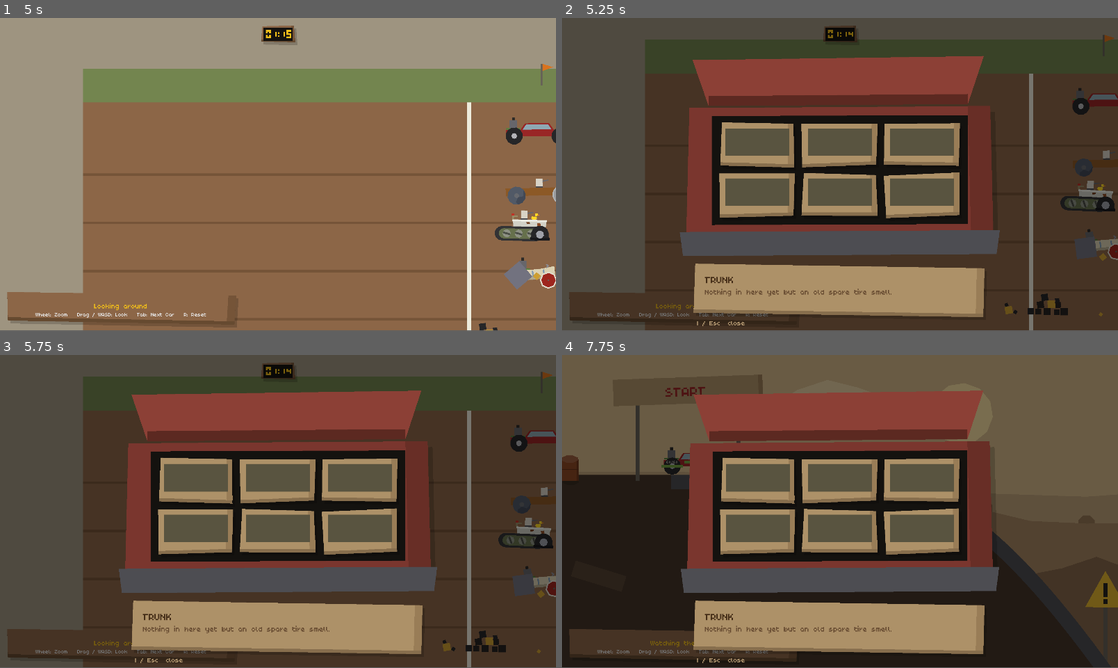
Above: before the commit, frames 1-4 (two rows, left to right).
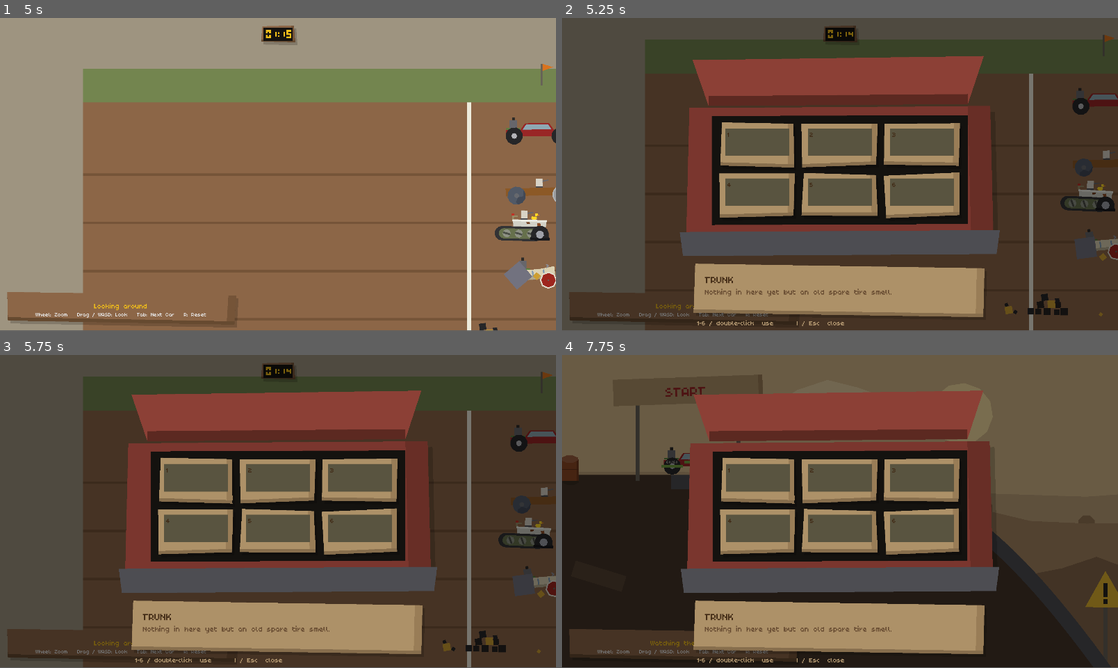
Above: after the commit, the same moments.

Repository: davidkovacwebdev/junkyard-drag-racing
Game: Godot game, scene res://tools/art_gallery.tscn
Same seed, same stepped clock (60 frames per second), same inputs: the game is played once before the commit and once after it. This scene is started directly instead of the project's main scene.
Inputs (mouse positions are in pixels of both pictures, inside the frame that each line leads up to):
- Up to frame 1 (5 s): tap Enter (ui_accept) at 0.5, 0.77, 1.07, 3.5, 3.77, 4.07 s; move the mouse to (400, 158) at 0.52 s; hold Right (ui_right) 0.53-1.25 s; tap 1 at 0.6 s; click (400, 158) at 0.67 s; tap 2 at 0.8 s; drag from (166, 190) to (250, 237) at 1.27 s; move the mouse to (333, 105) at 2.02 s; hold Right (ui_right) 2.03-2.75 s; tap 3 at 2.1 s; click (333, 105) at 2.17 s; tap 4 at 2.3 s; drag from (250, 237) to (111, 127) at 2.77 s; move the mouse to (444, 221) at 3.52 s; hold Left (ui_left) 3.53-4.25 s; tap 5 at 3.6 s; click (444, 221) at 3.67 s; tap 6 at 3.8 s; drag from (111, 127) to (405, 174) at 4.27 s
- Up to frame 2 (5.25 s): move the mouse to (867, 174) at 5.02 s; hold S from 5.03 s (still down); tap I at 5.1 s; click (867, 174) at 5.17 s
- Up to frame 3 (5.75 s): keep holding S; tap Space at 5.3 s
- Up to frame 4 (7.75 s): release S at 5.75 s; tap Enter (ui_accept) at 5.75, 6.5, 6.77, 7.07, 7.25 s; drag from (756, 433) to (728, 527) at 5.77 s; move the mouse to (962, 495) at 6.52 s; hold W 6.53-7.25 s; tap E at 6.6 s; click (962, 495) at 6.67 s; tap 1 at 6.8 s; drag from (728, 527) to (812, 574) at 7.27 s

Frame 1 is identical in both runs. In frame 2, 0.1% of the frame differs, in the area x 24-60%, y 36-99%; in frame 3, 0.1%; in frame 4, 0.1%.

Commit message:
Usable trunk items: six-pack beers, drunk sway and puke stops
Trunk items with uses can be used with 1-6 or a double-click and show
their uses left; the six-pack has six. Each beer (Drunk autoload) makes
the map car sway harder for another minute; from five beers on it pulls
over to puke now and then, shaking, and leaves a puddle. Beer chug and
puke sounds; drunk state and uses are saved.

Co-Authored-By: Claude Opus 5.5 <noreply@anthropic.com>

Diff:
--- /dev/null
+++ b/autoload/drunk.gd
@@ -0,0 +1,95 @@
+extends Node
+## How drunk the player is (autoload `Drunk`). Every beer drunk from the
+## trunk (an item whose `use_effect` is &"beer") adds one to `beers` and a
+## minute to `seconds_left`; once that runs out they're sober again and
+## `beers` goes back to 0. SaveSystem saves both.
+##
+## PlayerCar reads it: the more beers, the harder the car sways about the
+## map (see `sway()`). From `PUKE_BEERS` on, every so often `puke_due()` says
+## it's time to pull over and throw up.
+##
+## The clock only runs while the game does, so time in a paused menu (the
+## trunk, the journal) doesn't sober you up.
+
+const BEER_EFFECT := &"beer"
+const SECONDS_PER_BEER := 60.0
+## Swaying is at full strength at this many beers; more just lasts longer.
+const FULL_SWAY_BEERS := 6
+## From this many beers on, the player pukes now and then.
+const PUKE_BEERS := 5
+## Seconds between pukes, picked at random in this range.
+const PUKE_INTERVAL := Vector2(18.0, 35.0)
+
+signal changed
+
+var beers: int = 0
+var seconds_left: float = 0.0
+
+var _time: float = 0.0
+var _next_puke: float = 0.0
+
+func _ready() -> void:
+	Inventory.item_used.connect(_on_item_used)
+
+func _process(delta: float) -> void:
+	if beers <= 0:
+		return
+	_time += delta
+	seconds_left -= delta
+	if seconds_left <= 0.0:
+		reset()
+		return
+	if beers >= PUKE_BEERS and not Cutscenes.is_active():
+		_next_puke -= delta
+	changed.emit()
+
+func is_drunk() -> bool:
+	return beers > 0
+
+## 0 sober, 1 at FULL_SWAY_BEERS.
+func strength() -> float:
+	return clampf(float(beers) / FULL_SWAY_BEERS, 0.0, 1.0)
+
+## A slow, wandering -1..1 lean on each axis for the car to drift by, from a
+## few out-of-step sine waves (so it never settles into an obvious rhythm),
+## scaled by `strength()`.
+func sway() -> Vector2:
+	if beers <= 0:
+		return Vector2.ZERO
+	var t := _time
+	var x := sin(t * 0.9) * 0.6 + sin(t * 2.3 + 1.7) * 0.4
+	var y := sin(t * 1.3 + 0.4) * 0.6 + sin(t * 3.1 + 2.9) * 0.4
+	return Vector2(x, y) * strength()
+
+## True once, when a puke is due (PUKE_BEERS or more). The caller pukes and
+## the next one gets scheduled.
+func puke_due() -> bool:
+	if beers < PUKE_BEERS or _next_puke > 0.0:
+		return false
+	_next_puke = randf_range(PUKE_INTERVAL.x, PUKE_INTERVAL.y)
+	return true
+
+func drink() -> void:
+	beers += 1
+	seconds_left += SECONDS_PER_BEER
+	if beers == PUKE_BEERS:
+		# Gives them a few seconds to get going before the first one.
+		_next_puke = randf_range(6.0, 12.0)
+	changed.emit()
+
+func reset() -> void:
+	beers = 0
+	seconds_left = 0.0
+	_next_puke = 0.0
+	changed.emit()
+
+## For SaveSystem.
+func restore(saved_beers: int, saved_seconds_left: float) -> void:
+	beers = maxi(saved_beers, 0)
+	seconds_left = saved_seconds_left if beers > 0 else 0.0
+	_next_puke = randf_range(6.0, 12.0)
+	changed.emit()
+
+func _on_item_used(item: ItemData) -> void:
+	if item.use_effect == BEER_EFFECT:
+		drink()
--- a/autoload/inventory.gd
+++ b/autoload/inventory.gd
@@ -40,6 +40,12 @@
 var owned_items: Array[ItemData] = []
 ## Spaces in the trunk (I), and so the most items the player can carry.
 const ITEM_SLOTS := 6
+## Item id -> uses left, for items with `uses` (a six-pack's cans). An item
+## missing from here has all of its uses (see uses_left).
+var item_uses: Dictionary = {}
+
+## An item was used from the trunk; `item` is gone if that was its last use.
+signal item_used(item: ItemData)
 
 ## Add to the scrap tally. Returns the new total.
 func add_scrap(amount: int) -> int:
@@ -200,7 +206,27 @@
 	for item in owned_items:
 		if item.id == id:
 			owned_items.erase(item)
+			item_uses.erase(id)
 			return
+
+## How many more times the owned `item` can be used (0 if it can't be).
+func uses_left(item: ItemData) -> int:
+	if item == null or item.uses <= 0:
+		return 0
+	return int(item_uses.get(item.id, item.uses))
+
+## Uses the owned `item` once: one use off, gone after its last. False when
+## it isn't usable (or isn't the player's).
+func use_item(item: ItemData) -> bool:
+	if item == null or not has_item(item.id) or uses_left(item) <= 0:
+		return false
+	var left := uses_left(item) - 1
+	if left <= 0:
+		remove_item(item.id)
+	else:
+		item_uses[item.id] = left
+	item_used.emit(item)
+	return true
 
 func is_trunk_full() -> bool:
 	return owned_items.size() >= ITEM_SLOTS
@@ -212,10 +238,12 @@
 		return false
 	money -= item.price
 	owned_items.append(item)
+	item_uses.erase(item.id)
 	return true
 
 func reset() -> void:
 	owned_items.clear()
+	item_uses.clear()
 	owned_cars.clear()
 	selected_index = 0
 	scrap = 0
--- a/autoload/save_system.gd
+++ b/autoload/save_system.gd
@@ -123,6 +123,9 @@
 	data.money = Inventory.money
 	data.spare_parts = Inventory.spare_parts.duplicate()
 	data.owned_items = Inventory.owned_items.duplicate()
+	data.item_uses = Inventory.item_uses.duplicate()
+	data.drunk_beers = Drunk.beers
+	data.drunk_seconds_left = Drunk.seconds_left
 	data.player_position = WorldState.player_position
 	data.has_player_position = WorldState.has_player_position
 	data.looted = WorldState.get_looted_snapshot()
@@ -179,6 +182,8 @@
 	Inventory.money = data.money
 	Inventory.spare_parts = data.spare_parts
 	Inventory.owned_items = data.owned_items
+	Inventory.item_uses = data.item_uses.duplicate()
+	Drunk.restore(data.drunk_beers, data.drunk_seconds_left)
 	WorldState.player_position = data.player_position
 	WorldState.has_player_position = data.has_player_position
 	WorldState.restore_looted(data.looted)
--- a/autoload/trunk.gd
+++ b/autoload/trunk.gd
@@ -3,6 +3,10 @@
 ## things the player carries that aren't car parts: quest items, gadgets,
 ## anything bought at the shop (Inventory.owned_items). Six spaces, filled
 ## in the order things were picked up. Hover a space to read what's in it.
+##
+## Some things can be used (a six-pack's cans; see ItemData.uses): press the
+## space's number (1-6) or double-click it. The space shows the uses left,
+## and Inventory.item_used tells whoever cares (Drunk, for beer).
 ##
 ## Pauses the game like the journal and the pause menu; I or Esc closes it.
 ## Only opens where the journal can (world and buildings, no cutscene).
@@ -14,6 +18,8 @@
 const OVERLAY_ALPHA := 0.5
 const EMPTY_HINT := "Hover something to look at it."
 const NOTHING_HINT := "Nothing in here yet but an old spare tire smell."
+const CANT_USE_LINE := "You can't use the %s like that."
+const USE_KEYS := [KEY_1, KEY_2, KEY_3, KEY_4, KEY_5, KEY_6]
 
 var _open: bool = false
 
@@ -54,12 +60,32 @@
 	if not (event is InputEventKey and event.pressed and not event.echo):
 		return
 	var key: Key = event.physical_keycode
-	if _open and (key == KEY_I or key == KEY_ESCAPE):
+	if _open and USE_KEYS.has(key):
+		use_slot(USE_KEYS.find(key))
+		get_viewport().set_input_as_handled()
+	elif _open and (key == KEY_I or key == KEY_ESCAPE):
 		close()
 		get_viewport().set_input_as_handled()
 	elif not _open and key == KEY_I and _can_open():
 		open()
 		get_viewport().set_input_as_handled()
+
+## Uses whatever's in space `index` (0-based): a sound and its use line on
+## the info board, or `denied` when there's nothing usable there.
+func use_slot(index: int) -> void:
+	if index < 0 or index >= _slots.size() or _slots[index].item == null:
+		return
+	var item := _slots[index].item
+	if not Inventory.use_item(item):
+		Sfx.play(&"denied", -6.0, 0.0)
+		_info_name.text = item.display_name
+		_info_text.text = CANT_USE_LINE % item.display_name
+		return
+	if not item.use_sound.is_empty():
+		Sfx.play(item.use_sound, -4.0, 0.05)
+	_fill_slots()
+	_info_name.text = item.display_name
+	_info_text.text = item.use_line.replace("{left}", str(Inventory.uses_left(item)))
 
 func _can_open() -> bool:
 	return Journal.hud_allowed() and not get_tree().paused
@@ -109,6 +135,7 @@
 		slot.size = slot_size
 		slot.hovered.connect(func(s: TrunkSlot) -> void: _show_info(s.item))
 		slot.unhovered.connect(func(_s: TrunkSlot) -> void: _show_info(null))
+		slot.activated.connect(func(s: TrunkSlot) -> void: use_slot(_slots.find(s)))
 		_panel.add_child(slot)
 		_slots.append(slot)
 
@@ -138,10 +165,10 @@
 	info.add_child(_info_text)
 
 	var hint := _make_label(16, UiPalette.CARDBOARD_LIGHT)
-	hint.text = "I / Esc  close"
+	hint.text = "1-6 / double-click  use      I / Esc  close"
 	hint.set_anchors_preset(Control.PRESET_CENTER)
 	hint.offset_left = -PANEL_SIZE.x * 0.5 + 34.0
-	hint.offset_right = -PANEL_SIZE.x * 0.5 + 234.0
+	hint.offset_right = PANEL_SIZE.x * 0.5 - 34.0
 	hint.offset_top = PANEL_SIZE.y * 0.5 + 86.0
 	hint.offset_bottom = PANEL_SIZE.y * 0.5 + 110.0
 	_root.add_child(hint)
--- a/items/six_pack.tres
+++ b/items/six_pack.tres
@@ -1,6 +1,6 @@
-[gd_resource type="Resource" script_class="ItemData" format=3]
+[gd_resource type="Resource" script_class="ItemData" format=3 uid="uid://c0s7kqbr5yejs"]
 
-[ext_resource type="Script" path="res://scripts/items/item_data.gd" id="1_script"]
+[ext_resource type="Script" uid="uid://b4kssi28o6a3g" path="res://scripts/items/item_data.gd" id="1_script"]
 [ext_resource type="PackedScene" path="res://scenes/items/icons/item_six_pack.tscn" id="2_icon"]
 
 [resource]
@@ -10,3 +10,7 @@
 price = 20
 description = "Six cans of Junkyard Lager. Warm, but wet. Nobody's ever asked what's in it, and that's how we like it."
 icon_scene = ExtResource("2_icon")
+uses = 6
+use_effect = &"beer"
+use_sound = &"beer_chug"
+use_line = "*pssht* *glug glug glug* Ahh. {left} left."
--- a/project.godot
+++ b/project.godot
@@ -40,6 +40,7 @@
 Quests="*res://autoload/quests.gd"
 Journal="*res://autoload/journal.gd"
 Trunk="*res://autoload/trunk.gd"
+Drunk="*res://autoload/drunk.gd"
 WorldMap="*res://autoload/world_map.gd"
 QuestDebugger="*res://autoload/quest_debugger.gd"
 
--- a/scripts/audio/sound_library.gd
+++ b/scripts/audio/sound_library.gd
@@ -28,6 +28,8 @@
 	&"car_whack",
 	&"wheelchair_squeak",
 	&"beer_crack",
+	&"beer_chug",
+	&"puke",
 	&"wink_ting",
 	&"gate_rattle",
 	&"trunk_open",
@@ -223,6 +225,8 @@
 		&"car_whack": return _car_whack(rng)
 		&"wheelchair_squeak": return _wheelchair_squeak(rng)
 		&"beer_crack": return _beer_crack(rng)
+		&"beer_chug": return _beer_chug(rng)
+		&"puke": return _puke(rng)
 		&"wink_ting": return _wink_ting()
 		&"gate_rattle": return _gate_rattle(rng)
 		&"trunk_open": return _trunk_open(rng)
@@ -1023,6 +1027,56 @@
 	}, rng), 0.03, 0.7)
 	return Synth.finish(out, 0.55)
 
+## Drinking one from the trunk: the can cracks, three throaty gulps, and a
+## satisfied little "ahh" breath.
+static func _beer_chug(rng: RandomNumberGenerator) -> PackedFloat32Array:
+	var out := _beer_crack(rng)
+	for i in 3:
+		var at := 0.42 + i * 0.22 + rng.randf_range(0.0, 0.03)
+		out = Synth.mix_into(out, Synth.thump(0.09, 380.0, 0.004, 0.04, rng), at, 0.7)
+		out = Synth.mix_into(out, Synth.tones(0.08, [[[0.0, 170.0], [0.08, 120.0]]], {
+			amp = [[0.0, 0.0], [0.01, 1.0], [0.08, 0.0]],
+		}), at, 0.5)
+	out = Synth.mix_into(out, Synth.noise_sweep(0.35, {
+		freq = [[0.0, 900.0], [0.35, 600.0]],
+		q = [[0.0, 1.5]],
+		amp = [[0.0, 0.0], [0.05, 0.4], [0.35, 0.0]],
+	}, rng), 1.15, 0.6)
+	return Synth.finish(out, 0.6)
+
+## Throwing up out of the car window: two dry heaves (a low croak with a
+## rasp on it), then the big gurgling hurl and the splatter hitting the dirt.
+static func _puke(rng: RandomNumberGenerator) -> PackedFloat32Array:
+	var out := Synth.silence(2.0)
+	for i in 2:
+		var at := i * 0.45
+		out = Synth.mix_into(out, Synth.tones(0.28, [[[0.0, 140.0], [0.14, 190.0], [0.28, 110.0]]], {
+			square = 0.6,
+			tremolo = [30.0, 0.7],
+			amp = [[0.0, 0.0], [0.04, 1.0], [0.2, 0.7], [0.28, 0.0]],
+		}), at, 0.55)
+		out = Synth.mix_into(out, Synth.noise_sweep(0.28, {
+			freq = [[0.0, 700.0], [0.28, 400.0]],
+			q = [[0.0, 3.0]],
+			amp = [[0.0, 0.0], [0.05, 0.6], [0.28, 0.0]],
+		}, rng), at, 0.5)
+	# The hurl: a wet, gargling roar that sags as it empties out.
+	out = Synth.mix_into(out, Synth.tones(0.6, [[[0.0, 210.0], [0.6, 90.0]]], {
+		square = 0.5,
+		tremolo = [22.0, 0.9],
+		amp = [[0.0, 0.0], [0.03, 1.0], [0.45, 0.8], [0.6, 0.0]],
+	}), 1.0, 0.7)
+	out = Synth.mix_into(out, Synth.noise_sweep(0.6, {
+		freq = [[0.0, 1300.0], [0.6, 500.0]],
+		q = [[0.0, 2.0]],
+		amp = [[0.0, 0.0], [0.03, 0.9], [0.5, 0.6], [0.6, 0.0]],
+	}, rng), 1.0, 0.7)
+	# Splatter on the ground.
+	for i in 4:
+		out = Synth.mix_into(out, Synth.thump(0.12, 600.0, 0.002, 0.05, rng),
+				1.3 + i * 0.08 + rng.randf_range(0.0, 0.03), 0.6 - i * 0.1)
+	return Synth.finish(out, 0.75)
+
 ## A cartoon wink: one bright little ting off a tin cup.
 static func _wink_ting() -> PackedFloat32Array:
 	return Synth.tones(0.4, [[[0.0, 1760.0]], [[0.0, 2640.0]]], {
--- a/scripts/items/item_data.gd
+++ b/scripts/items/item_data.gd
@@ -16,3 +16,15 @@
 @export_multiline var description: String = ""
 ## A few flat polygons, authored around (0, 0) in a roughly 64 px box.
 @export var icon_scene: PackedScene
+
+@export_group("Using it")
+## How many times it can be used from the trunk (1-6 or a double-click)
+## before it's gone; the trunk shows what's left. 0: not usable, it just sits
+## there being owned.
+@export var uses: int = 0
+## What using it does, for whoever listens to `Inventory.item_used`
+## (&"beer": Drunk). Empty: nothing beyond the sound.
+@export var use_effect: StringName = &""
+@export var use_sound: StringName = &""
+## Shown in the trunk when it's used. `{left}` becomes the uses left.
+@export var use_line: String = ""
--- a/scripts/menu/character_creation.gd
+++ b/scripts/menu/character_creation.gd
@@ -180,6 +180,7 @@
 	DayNightCycle.reset()
 	Cutscenes.clear_seen()
 	Quests.reset()
+	Drunk.reset()
 	SaveSystem.delete_save()
 	_character.display_name = player_name
 	PlayerProfile.player_name = player_name
--- a/scripts/save/save_data.gd
+++ b/scripts/save/save_data.gd
@@ -42,3 +42,8 @@
 @export var quest_notes: Dictionary = {}
 ## Tools and gadgets bought at the shop (see ItemData).
 @export var owned_items: Array[ItemData] = []
+## Item id -> uses left (see Inventory.item_uses).
+@export var item_uses: Dictionary = {}
+## How drunk the player is (see Drunk): beers in them, seconds until sober.
+@export var drunk_beers: int = 0
+@export var drunk_seconds_left: float = 0.0
--- a/scripts/ui/trunk_slot.gd
+++ b/scripts/ui/trunk_slot.gd
@@ -4,9 +4,13 @@
 ## where the item's icon sits (the `ui-style` card). Hovering it lights the
 ## card a tone and flags it with the yellow sliver; an empty slot stays a
 ## plain dim card.
+##
+## Its number key sits in the top-left corner, and a usable item's uses left
+## ("x6") in the bottom-right. Double-clicking it asks to use the item.
 
 signal hovered(slot: TrunkSlot)
 signal unhovered(slot: TrunkSlot)
+signal activated(slot: TrunkSlot)
 
 const ICON_SCALE := 0.9
 const INSET := 10.0
@@ -16,11 +20,14 @@
 	set(value):
 		item = value
 		_rebuild_icon()
+		refresh_count()
 		queue_redraw()
 
 var _icon: Node2D = null
 var _hover: bool = false
 var _board := ScrapBoard.new()
+var _key_label: Label
+var _count_label: Label
 
 func _init() -> void:
 	mouse_filter = Control.MOUSE_FILTER_STOP
@@ -32,16 +39,33 @@
 		_hover = false
 		queue_redraw()
 		unhovered.emit(self))
+	_key_label = _make_label(16, UiPalette.TEXT_BROWN, HORIZONTAL_ALIGNMENT_LEFT)
+	_count_label = _make_label(20, UiPalette.TEXT_LIGHT, HORIZONTAL_ALIGNMENT_RIGHT)
 
 func _ready() -> void:
 	_board.nails = false
 	_board.jitter_seed = get_index() + 211
 	_board.tilt_degrees = 1.0 if get_index() % 2 == 0 else -1.0
+	_key_label.text = str(get_index() + 1)
+	_place_labels()
+
+func _gui_input(event: InputEvent) -> void:
+	var click := event as InputEventMouseButton
+	if click != null and click.button_index == MOUSE_BUTTON_LEFT and click.pressed \
+			and click.double_click and item != null:
+		activated.emit(self)
+		accept_event()
+
+## Shows how many uses the item has left; nothing for items that can't be used.
+func refresh_count() -> void:
+	var left := Inventory.uses_left(item)
+	_count_label.text = "x%d" % left if left > 0 else ""
 
 func _notification(what: int) -> void:
 	if what == NOTIFICATION_RESIZED:
 		queue_redraw()
 		_place_icon()
+		_place_labels()
 
 func _draw() -> void:
 	var lit := _hover and item != null
@@ -63,6 +87,26 @@
 	add_child(_icon)
 	_place_icon()
 
+func _make_label(font_size: int, color: Color, align: HorizontalAlignment) -> Label:
+	var label := Label.new()
+	label.add_theme_font_size_override("font_size", font_size)
+	label.add_theme_color_override("font_color", color)
+	label.horizontal_alignment = align
+	label.mouse_filter = Control.MOUSE_FILTER_IGNORE
+	label.z_index = 1
+	add_child(label)
+	return label
+
+## The key number tucked in the top-left corner of the inset, the count in
+## the bottom-right.
+func _place_labels() -> void:
+	if _key_label == null:
+		return
+	_key_label.position = Vector2(INSET + 4.0, INSET)
+	_key_label.size = Vector2(30.0, 20.0)
+	_count_label.position = Vector2(size.x - INSET - 64.0, size.y - INSET - SLIVER_HEIGHT * 2.0 - 24.0)
+	_count_label.size = Vector2(60.0, 24.0)
+
 func _place_icon() -> void:
 	if _icon == null:
 		return
--- a/scripts/world/player_car.gd
+++ b/scripts/world/player_car.gd
@@ -108,6 +108,20 @@
 @export var bump_volume_db: float = -6.0
 @export var tire_screech_volume_db: float = -12.0
 
+@export_group("Drunk")
+## Drunk (see the `Drunk` autoload), the car wanders off the line it's
+## driven along: at full drunkenness by up to this share of its top speed,
+## sideways and back and forth, while it's being driven.
+@export var drunk_sway_speed: float = 0.55
+## And the body rocks from side to side by up to this much, moving or not.
+@export var drunk_rock_angle: float = deg_to_rad(7.0)
+## A puke stop: the car brakes hard and sits shaking for this long, the
+## sick hitting the ground `puke_splat_delay` in.
+@export var puke_seconds: float = 3.2
+@export var puke_splat_delay: float = 1.3
+@export var puke_shake_pixels: float = 3.0
+@export var puke_volume_db: float = -2.0
+
 ## The ignition only clicks the first time the car shows up this session.
 ## Coming back out of a building, the engine was never switched off.
 static var _engine_started_this_session: bool = false
@@ -158,6 +172,10 @@
 ## GarbageTruck.set_contact_push()) rather than being a fixed shove.
 var _car_mass: float = 12.0
 var _sprint_pressed_last: bool = false
+## Seconds left of a puke stop (0: not puking), and whether this one's
+## puddle is down yet.
+var _puke_left: float = 0.0
+var _puked: bool = false
 
 func _ready() -> void:
 	motion_mode = CharacterBody2D.MOTION_MODE_FLOATING
@@ -258,6 +276,10 @@
 	if _is_key_held(KEY_S) or _is_key_held(KEY_DOWN):
 		input_dir.y += 1.0
 
+	_update_puke(delta)
+	if _puke_left > 0.0:
+		input_dir = Vector2.ZERO
+
 	if input_dir.x > 0.0:
 		_facing_right = true
 	elif input_dir.x < 0.0:
@@ -274,7 +296,7 @@
 	# Compared against velocity as it stood BEFORE this frame's move_toward
 	# touches it — "the car was already heading this way" — against the
 	# input direction just read above, "now the player wants that way".
-	var braking := _is_key_held(KEY_SPACE)
+	var braking := _is_key_held(KEY_SPACE) or _puke_left > 0.0
 	var skidding := _is_skidding(input_dir, on_puddle) or (braking and velocity.length() > skid_min_speed)
 
 	var target_velocity := Vector2.ZERO
@@ -283,6 +305,7 @@
 		if _is_key_held(KEY_SHIFT):
 			speed_multiplier *= sprint_speed_multiplier
 		target_velocity = input_dir.normalized() * max_speed * speed_multiplier
+		target_velocity += Drunk.sway() * max_speed * drunk_sway_speed * speed_multiplier
 	var handling_multiplier := on_road_handling_multiplier if on_road else off_road_handling_multiplier
 	if on_puddle:
 		# Grip, not speed: the car can still carry its momentum, it just
@@ -483,7 +506,38 @@
 func _update_tilt(delta: float, facing_sign: float) -> void:
 	var target := clampf(velocity.y / max_speed, -1.0, 1.0) * tilt_max_angle
 	_tilt = lerpf(_tilt, target, 1.0 - exp(-tilt_response * delta))
-	_visual.rotation = _tilt * facing_sign
+	_visual.rotation = _tilt * facing_sign + Drunk.sway().x * drunk_rock_angle
+
+## Too many beers (see Drunk.puke_due()): the car pulls up, shakes as the
+## driver heaves out of the window, and leaves a puddle of sick behind
+## (on the ground decal layer, under the car, so it shows as the car drives
+## off). Not in a cutscene, and never twice at once.
+func _update_puke(delta: float) -> void:
+	if _puke_left <= 0.0:
+		if Cutscenes.is_active() or not Drunk.puke_due():
+			return
+		_puke_left = puke_seconds
+		_puked = false
+		Sfx.play(&"puke", puke_volume_db, 0.05)
+	_puke_left -= delta
+	if not _puked and _puke_left <= puke_seconds - puke_splat_delay:
+		_puked = true
+		_spawn_puke_puddle()
+	if _puke_left > 0.0 and _puke_left < puke_seconds - 0.3:
+		_visual.position = Vector2(randf_range(-1.0, 1.0), randf_range(-1.0, 0.5)) * puke_shake_pixels
+	else:
+		_visual.position = Vector2.ZERO
+		if _puke_left <= 0.0:
+			_puke_left = 0.0
+
+func _spawn_puke_puddle() -> void:
+	var puddle := PukePuddle.new()
+	puddle.position = global_position
+	if _skid_marks != null:
+		_skid_marks.add_child(puddle)
+	else:
+		puddle.z_index = -1
+		get_parent().add_child(puddle)
 
 ## How far the wheels turn this frame, in world pixels. The wheels roll on the
 ## car's total travel — the vertical component included — so driving up or
--- /dev/null
+++ b/scripts/world/puke_puddle.gd
@@ -0,0 +1,49 @@
+class_name PukePuddle
+extends Node2D
+## What a drunk driver leaves behind (see PlayerCar's puke stop): a flat
+## splat of sick on the ground decal layer, under the car, so it shows once
+## the car pulls away. Sits a while like a skid mark, then weathers away.
+##
+## Junk Toy: one lumpy blob, its shade, and two chunks. Seeded per puddle so
+## no two splats are the same shape.
+
+const BODY := Color(0.72, 0.7, 0.32, 1)
+const SHADE := Color(0.6, 0.58, 0.25, 1)
+const CHUNK := Color(0.76, 0.5, 0.26, 1)
+const RADIUS := Vector2(42.0, 17.0)
+const HOLD_TIME := 60.0
+const FADE_TIME := 4.0
+
+var _blob := PackedVector2Array()
+var _shade := PackedVector2Array()
+var _chunks: Array[PackedVector2Array] = []
+
+func _ready() -> void:
+	var rng := RandomNumberGenerator.new()
+	rng.seed = hash(global_position)
+	var corners := 9
+	for i in corners:
+		var angle := TAU * i / corners + rng.randf_range(-0.15, 0.15)
+		var reach := rng.randf_range(0.75, 1.15)
+		_blob.append(Vector2(cos(angle) * RADIUS.x, sin(angle) * RADIUS.y) * reach)
+	# The shade is the bottom strip of the same blob.
+	var below := PackedVector2Array([Vector2(-RADIUS.x * 2.0, 3.0), Vector2(RADIUS.x * 2.0, 1.0),
+			Vector2(RADIUS.x * 2.0, RADIUS.y * 2.0), Vector2(-RADIUS.x * 2.0, RADIUS.y * 2.0)])
+	var cut := Geometry2D.intersect_polygons(_blob, below)
+	if not cut.is_empty():
+		_shade = cut[0]
+	for i in 2:
+		var at := Vector2(rng.randf_range(-22.0, 20.0), rng.randf_range(-7.0, 4.0))
+		_chunks.append(PackedVector2Array([at + Vector2(-6, -4), at + Vector2(5, -5),
+				at + Vector2(6, 3), at + Vector2(-4, 4)]))
+	var tween := create_tween()
+	tween.tween_interval(HOLD_TIME)
+	tween.tween_property(self, "modulate:a", 0.0, FADE_TIME)
+	tween.tween_callback(queue_free)
+
+func _draw() -> void:
+	draw_colored_polygon(_blob, BODY)
+	if _shade.size() >= 3:
+		draw_colored_polygon(_shade, SHADE)
+	for chunk in _chunks:
+		draw_colored_polygon(chunk, CHUNK)
Not shown, added: autoload/drunk.gd.uid
Not shown, added: scripts/world/puke_puddle.gd.uid
Not shown, changed: .claude/skills/sound-design/SKILL.md
